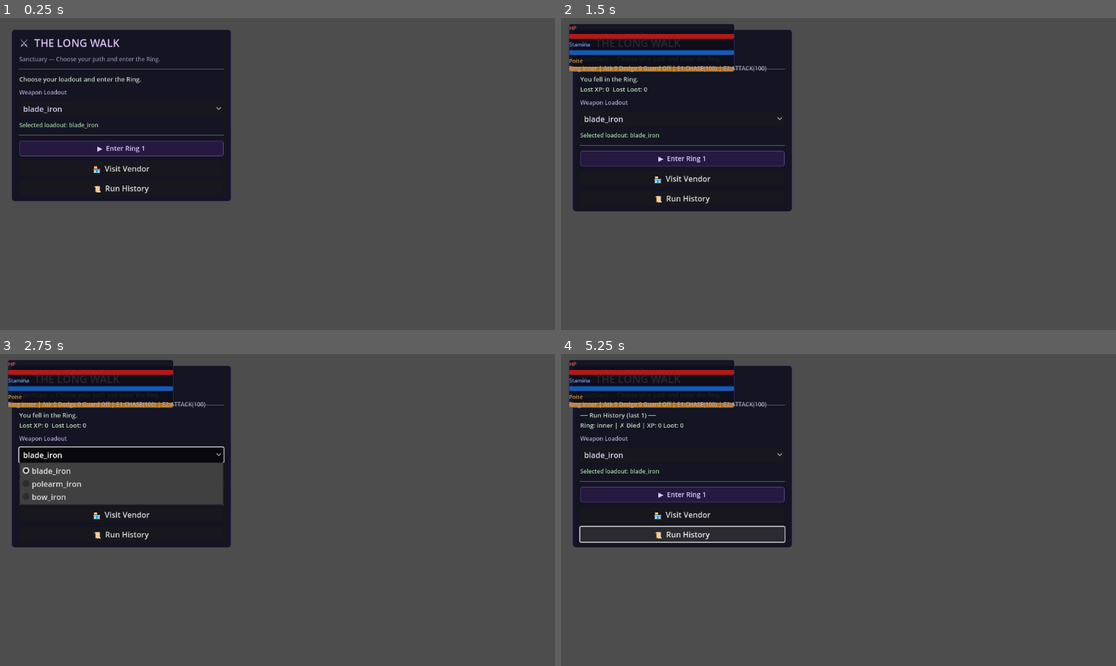
Above: before the commit, frames 1-4 (two rows, left to right).
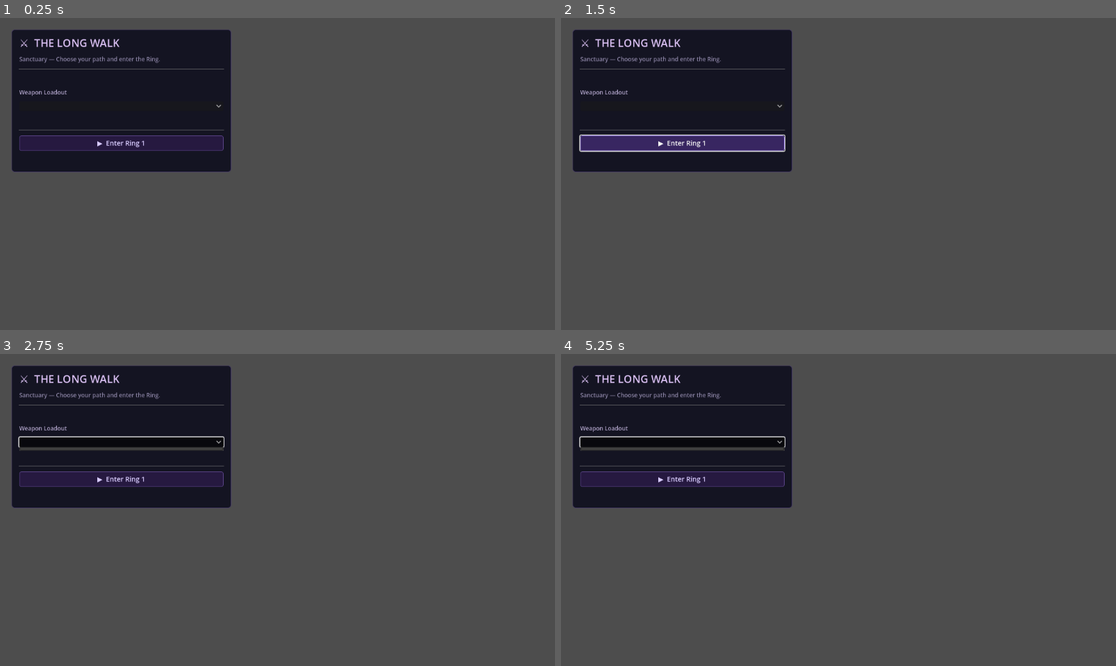
Above: after the commit, the same moments.

Repository: cbradshaw11/game-concept
Game: Godot game, scene res://scenes/main.tscn
The game is run twice, just before and just after one commit, with the same random seed, the same clock (stepped at 60 frames per second) and the same inputs.
Inputs (mouse positions are in pixels of both pictures, inside the frame that each line leads up to; where the layout moved, square brackets give the same spot in the first picture):
- Up to frame 1 (0.25 s): no input
- Up to frame 2 (1.5 s): click "▶ Enter Ring 1" at 0.5 s; click (683, 142) at 1.25 s, where only the run after the commit has a clickable "▶ Enter Ring 1"
- Up to frame 3 (2.75 s): click (122, 441) [122, 453] at 2 s
- Up to frame 4 (5.25 s): click (683, 513) at 2.75 s, where only the run before the commit has a clickable "🏪 Visit Vendor"; click (838, 460) at 3.5 s, where only the run before the commit has a clickable "← Back to Sanctuary"; click (683, 534) at 4.25 s, where only the run before the commit has a clickable "📜 Run History"; tap Enter (ui_accept) at 5 s; hold Right (ui_right) from 5.03 s (still down)

The runs differ from the first frame. In frame 1, 5.9% of the frame differs, in the area x 2-42%, y 18-59%; in frame 2, 12%; in frame 3, 14%, in the area x 1-42%, y 2-62%; in frame 4, 12%.
Error after the commit: Parse Error: Cannot infer the type of "cap_mod" variable because the value doesn't have a set type. (res://scripts/ui/flow_ui.gd:469)

Commit message:
feat: [M16-T3-T4-T8-T9-T10] weapon mechanics, modifier selection, victory/death screens
- game_state.gd: track run_encounters_cleared, run_total_xp, run_total_loot, run_active_modifiers, run_last_enemy_killer; add get_run_stats(), set_active_modifiers(), has_modifier(), set_killer_enemy()
- ring_director.gd: enforce MAX_SAME_ENEMY_TYPE=2 in both template and random encounter generation
- main.gd: wire modifier_selected signal; show modifier selection before run start; wire extracted/died signals to new victory/death screens
- flow_ui.gd: victory panel (ring, encounters, XP, loot, seed, modifiers, upgrades); death panel (flavor text by ring/enemy, 8-10 lines each); modifier selection panel (3 choices); show_modifier_selection() API
- combat_arena.gd: polearm sweep hits ALL enemies at 60% damage; bow heavy suppresses front enemy for 1 tick; execute_heavy_attack() dispatch; _enemy_suppress_ticks array

Diff:
--- a/game/autoload/game_state.gd
+++ b/game/autoload/game_state.gd
@@ -27,6 +27,13 @@
 var run_history: Array = []
 
 const MAX_HISTORY := 20
+
+# ── Per-run tracking (cleared on start_run) ───────────────────────────────────
+var run_encounters_cleared: int = 0
+var run_total_xp: int = 0
+var run_total_loot: int = 0
+var run_active_modifiers: Array = []
+var run_last_enemy_killer: String = ""
 
 func default_save_state() -> Dictionary:
 	return {
@@ -70,6 +77,10 @@
 	current_ring = ring_id
 	unbanked_xp = 0
 	unbanked_loot = 0
+	run_encounters_cleared = 0
+	run_total_xp = 0
+	run_total_loot = 0
+	run_last_enemy_killer = ""
 	telemetry.log_event("run_started", {
 		"seed": active_seed,
 		"ring": current_ring,
@@ -79,6 +90,9 @@
 func add_unbanked(xp_value: int, loot_value: int) -> void:
 	unbanked_xp += xp_value
 	unbanked_loot += loot_value
+	run_encounters_cleared += 1
+	run_total_xp += xp_value
+	run_total_loot += loot_value
 	telemetry.log_event("encounter_completed", {
 		"seed": active_seed,
 		"ring": current_ring,
@@ -170,6 +184,43 @@
 func set_telemetry_enabled(enabled: bool) -> void:
 	telemetry.enabled = enabled
 
+# ── Run Modifiers ─────────────────────────────────────────────────────────────
+
+func set_active_modifiers(modifier_list: Array) -> void:
+	run_active_modifiers = modifier_list.duplicate(true)
+
+func get_active_modifiers() -> Array:
+	return run_active_modifiers.duplicate(true)
+
+func has_modifier(modifier_id: String) -> bool:
+	for mod in run_active_modifiers:
+		if str(mod.get("id", "")) == modifier_id:
+			return true
+	return false
+
+# ── Victory / Death Stats ─────────────────────────────────────────────────────
+
+func get_run_stats() -> Dictionary:
+	return {
+		"ring": current_ring,
+		"seed": active_seed,
+		"encounters_cleared": run_encounters_cleared,
+		"total_xp": run_total_xp,
+		"total_loot": run_total_loot,
+		"active_modifiers": run_active_modifiers.duplicate(true),
+		"vendor_upgrades": _get_active_upgrade_names(),
+	}
+
+func _get_active_upgrade_names() -> Array:
+	var result: Array = []
+	for upg_id in vendor_upgrades:
+		if int(vendor_upgrades[upg_id]) > 0:
+			result.append(str(upg_id))
+	return result
+
+func set_killer_enemy(enemy_id: String) -> void:
+	run_last_enemy_killer = enemy_id
+
 # ── Run History ───────────────────────────────────────────────────────────────
 
 func _add_history_entry(ring_id: String, extracted_ok: bool) -> void:
--- a/game/scenes/combat/combat_arena.gd
+++ b/game/scenes/combat/combat_arena.gd
@@ -37,6 +37,10 @@
 
 # Hit flash timers per enemy
 var _hit_flash_timers: Array[float] = []
+
+# Bow heavy charge state
+# _bow_suppress_ticks[enemy_index] = remaining suppression ticks
+var _enemy_suppress_ticks: Array[int] = []
 
 const SPRITE_BASE := "res://assets/sprites/"
 const ENEMY_SPRITE_NAMES := {
@@ -102,6 +106,10 @@
 		var enemy := enemies[index]
 		if enemy.state == EnemyController.EnemyState.DEAD:
 			continue
+		# Suppressed enemies skip their action for this tick
+		if index < _enemy_suppress_ticks.size() and _enemy_suppress_ticks[index] > 0:
+			_enemy_suppress_ticks[index] -= 1
+			continue
 		var distance_to_player := absf(float(index - player_zone)) + 0.5
 		enemy.tick(distance_to_player, delta)
 	if _all_enemies_defeated():
@@ -113,11 +121,56 @@
 
 func _on_attack_triggered() -> void:
 	attack_count += 1
-	_apply_damage_to_front_enemy(40)
+	_execute_weapon_attack()
 	attack_hook_triggered.emit()
 	if AudioManager:
 		AudioManager.play_attack()
 	_update_hud()
+
+func _execute_weapon_attack() -> void:
+	# Get weapon data to determine attack mechanic
+	var weapon_id: String = ""
+	if "selected_weapon_id" in get_parent():
+		weapon_id = str(get_parent().get("selected_weapon_id"))
+	var weapon_data := DataStore.get_weapon(weapon_id) if weapon_id != "" else {}
+	var mechanic := str(weapon_data.get("light_mechanic", "single_target"))
+
+	match mechanic:
+		"sweep_all":
+			# Polearm: hits ALL enemies at 60% damage
+			var sweep_ratio := float(weapon_data.get("light_sweep_ratio", 0.6))
+			var base_dmg := int(weapon_data.get("light_damage", 12))
+			var sweep_dmg := int(round(float(base_dmg) * sweep_ratio))
+			_apply_damage_to_all_enemies(sweep_dmg)
+		"ranged_single":
+			# Bow light: single target, same as default
+			_apply_damage_to_front_enemy(40)
+		_:
+			# Default single target
+			_apply_damage_to_front_enemy(40)
+
+func execute_heavy_attack() -> void:
+	# Get weapon data to determine heavy mechanic
+	var weapon_id: String = ""
+	if "selected_weapon_id" in get_parent():
+		weapon_id = str(get_parent().get("selected_weapon_id"))
+	var weapon_data := DataStore.get_weapon(weapon_id) if weapon_id != "" else {}
+	var mechanic := str(weapon_data.get("heavy_mechanic", "single_target"))
+
+	match mechanic:
+		"lunge_poise":
+			# Polearm heavy: single target, bonus poise damage
+			var base_dmg := int(weapon_data.get("heavy_damage", 28))
+			_apply_damage_to_front_enemy(base_dmg, true)
+		"charged_suppress":
+			# Bow heavy: suppress front enemy action for N ticks during wind-up
+			var suppress_ticks := int(weapon_data.get("heavy_suppress_ticks", 1))
+			_suppress_front_enemy(suppress_ticks)
+			var base_dmg := int(weapon_data.get("heavy_damage", 32))
+			_apply_damage_to_front_enemy(base_dmg)
+		_:
+			var base_dmg := int(weapon_data.get("heavy_damage", 24))
+			_apply_damage_to_front_enemy(base_dmg)
 
 func _on_dodge_triggered() -> void:
 	dodge_count += 1
@@ -156,6 +209,7 @@
 func _spawn_enemies(count: int) -> void:
 	enemies.clear()
 	_hit_flash_timers.clear()
+	_enemy_suppress_ticks.clear()
 
 	for node in enemy_nodes:
 		if is_instance_valid(node):
@@ -170,6 +224,7 @@
 	for i in count:
 		enemies.append(EnemyController.new(100, 3.5, 1.2))
 		_hit_flash_timers.append(0.0)
+		_enemy_suppress_ticks.append(0)
 
 		var archetype := "grunt"
 		if count == 1 and ring_id == "outer":
@@ -203,12 +258,12 @@
 	return clampi(zone, 0, max(0, enemies.size() - 1))
 
 
-func _apply_damage_to_front_enemy(damage: int) -> void:
+func _apply_damage_to_front_enemy(damage: int, force_poise_break: bool = false) -> void:
 	for i in enemies.size():
 		var enemy := enemies[i]
 		if enemy.state != EnemyController.EnemyState.DEAD:
 			var prev_state := enemy.state
-			enemy.apply_damage(damage, true)
+			enemy.apply_damage(damage, force_poise_break or true)
 
 			# Hit flash
 			if i < _hit_flash_timers.size():
@@ -228,6 +283,42 @@
 			return
 
 
+func _apply_damage_to_all_enemies(damage: int) -> void:
+	# Polearm sweep: hits all non-dead enemies
+	var hit_any := false
+	for i in enemies.size():
+		var enemy := enemies[i]
+		if enemy.state == EnemyController.EnemyState.DEAD:
+			continue
+		var prev_state := enemy.state
+		enemy.apply_damage(damage, false)
+		hit_any = true
+
+		if i < _hit_flash_timers.size():
+			_hit_flash_timers[i] = 0.1
+
+		if enemy.state == EnemyController.EnemyState.DEAD and prev_state != EnemyController.EnemyState.DEAD:
+			_start_death_dissolve(i)
+			if AudioManager:
+				AudioManager.play_death()
+		else:
+			if AudioManager:
+				AudioManager.play_hit()
+
+	if hit_any:
+		trigger_screen_shake(3.0, 0.18)
+
+
+func _suppress_front_enemy(ticks: int) -> void:
+	# Bow heavy: suppress the first living enemy for N ticks
+	for i in enemies.size():
+		var enemy := enemies[i]
+		if enemy.state != EnemyController.EnemyState.DEAD:
+			if i < _enemy_suppress_ticks.size():
+				_enemy_suppress_ticks[i] = ticks
+			return
+
+
 func _all_enemies_defeated() -> bool:
 	for enemy in enemies:
 		if enemy.state != EnemyController.EnemyState.DEAD:
--- a/game/scripts/main.gd
+++ b/game/scripts/main.gd
@@ -17,6 +17,8 @@
 var selected_weapon_id: String = "blade_iron"
 var combat_arena: CombatArena = null
 var current_run_ring: String = "inner"
+var pending_run_ring: String = ""
+var pending_run_seed: int = 0
 
 func _ready() -> void:
 	print("The Long Walk MVP Slice 1 booted")
@@ -33,20 +35,31 @@
 	flow_ui.die_pressed.connect(_on_die_pressed)
 	flow_ui.loadout_selected.connect(_on_loadout_selected)
 	flow_ui.vendor_purchase_pressed.connect(_on_vendor_purchase_pressed)
+	flow_ui.modifier_selected.connect(_on_modifier_selected)
 
 func _connect_state() -> void:
 	GameState.run_started.connect(flow_ui.on_run_started)
 	GameState.encounter_completed.connect(flow_ui.on_encounter_resolved)
-	GameState.extracted.connect(flow_ui.on_extracted)
+	GameState.extracted.connect(_on_extracted_signal)
 	GameState.player_died.connect(_on_player_died)
 
 func _on_start_run_pressed(ring_id: String) -> void:
 	# Check if ring is unlocked
 	if not GameState.is_ring_unlocked(ring_id, DataStore.rings):
 		return
+	# Store pending run info and show modifier selection first
+	pending_run_ring = ring_id
+	pending_run_seed = int(Time.get_unix_time_from_system())
+	flow_ui.show_modifier_selection(pending_run_seed)
+
+func _on_modifier_selected(_modifier_id: String) -> void:
+	# Modifier already applied to GameState by flow_ui
+	# Now actually start the run
+	_begin_run(pending_run_ring, pending_run_seed)
+
+func _begin_run(ring_id: String, seed: int) -> void:
 	current_run_ring = ring_id
-	var seed := Time.get_unix_time_from_system()
-	GameState.start_run(int(seed), ring_id)
+	GameState.start_run(seed, ring_id)
 	# Get contract target from ring data
 	var ring_data := DataStore.get_ring(ring_id)
 	var contract_target := int(ring_data.get("contract_target", 3))
@@ -54,13 +67,13 @@
 	var contract := contract_system.start_contract(contract_id, ring_id, contract_target)
 	flow_ui.on_objective_started(contract)
 	active_encounter = ring_director.generate_encounter(
-		int(seed),
+		seed,
 		ring_id,
 		DataStore.enemies,
 		DataStore.encounter_templates
 	)
 	_ensure_combat_arena()
-	combat_arena.set_context(ring_id, int(seed), int(active_encounter.get("enemy_count", 1)))
+	combat_arena.set_context(ring_id, seed, int(active_encounter.get("enemy_count", 1)))
 	combat_arena.set_arena_active(true)
 	flow_ui.set_current_loadout(selected_weapon_id)
 
@@ -102,10 +115,16 @@
 	flow_ui.on_objective_failed(contract_system.get_contract())
 	_save_state()
 
+func _on_extracted_signal(total_xp: int, total_loot: int) -> void:
+	flow_ui.on_extracted(total_xp, total_loot)
+	if combat_arena != null:
+		combat_arena.set_arena_active(false)
+
 func _on_player_died() -> void:
 	if combat_arena != null:
 		combat_arena.set_arena_active(false)
 	flow_ui.on_died(GameState.unbanked_xp, GameState.unbanked_loot)
+	_save_state()
 
 func _on_vendor_purchase_pressed(upgrade_id: String) -> void:
 	var purchased := vendor_system.purchase(upgrade_id)
--- a/game/scripts/systems/ring_director.gd
+++ b/game/scripts/systems/ring_director.gd
@@ -1,5 +1,7 @@
 extends RefCounted
 class_name RingDirector
+
+const MAX_SAME_ENEMY_TYPE := 2
 
 # Deterministic ring encounter selection based on seed and ring index.
 func generate_encounter(
@@ -23,13 +25,22 @@
 	rng.seed = _combine_seed(seed, ring_id)
 	var count := clampi(rng.randi_range(1, 3), 1, candidates.size())
 	var selected: Array = []
-	for i in range(count):
-		selected.append(candidates[rng.randi_range(0, candidates.size() - 1)])
+	var type_counts: Dictionary = {}
+
+	var attempts := 0
+	while selected.size() < count and attempts < 100:
+		attempts += 1
+		var candidate: Dictionary = candidates[rng.randi_range(0, candidates.size() - 1)]
+		var cid := str(candidate.get("id", ""))
+		var current_count := int(type_counts.get(cid, 0))
+		if current_count < MAX_SAME_ENEMY_TYPE:
+			selected.append(candidate)
+			type_counts[cid] = current_count + 1
 
 	return {
 		"ring": ring_id,
 		"seed": seed,
-		"enemy_count": count,
+		"enemy_count": selected.size(),
 		"enemies": selected,
 	}
 
@@ -61,11 +72,16 @@
 	rng.seed = _combine_seed(seed, ring_id)
 	var template: Dictionary = ring_templates[rng.randi_range(0, ring_templates.size() - 1)]
 
+	# Enforce max 2 of same type when building from template
+	var type_counts: Dictionary = {}
 	var selected: Array = []
 	for enemy_id in template.get("enemy_ids", []):
 		var key := str(enemy_id)
 		if by_id.has(key):
-			selected.append(by_id[key])
+			var current_count := int(type_counts.get(key, 0))
+			if current_count < MAX_SAME_ENEMY_TYPE:
+				selected.append(by_id[key])
+				type_counts[key] = current_count + 1
 
 	if selected.is_empty():
 		return {}
--- a/game/scripts/ui/flow_ui.gd
+++ b/game/scripts/ui/flow_ui.gd
@@ -7,6 +7,7 @@
 signal die_pressed
 signal loadout_selected(weapon_id: String)
 signal vendor_purchase_pressed(upgrade_id: String)
+signal modifier_selected(modifier_id: String)
 
 @onready var prep_screen: PanelContainer = $PrepScreen
 @onready var run_screen: PanelContainer = $RunScreen
@@ -21,13 +22,71 @@
 var vendor_loot_label: Label = null
 var vendor_upgrade_buttons: Dictionary = {}  # upgrade_id -> Button
 
+# Victory / Death / Modifier panels (created dynamically)
+var victory_panel: PanelContainer = null
+var death_panel: PanelContainer = null
+var modifier_panel: PanelContainer = null
+
 var run_base_status: String = ""
 var objective_status: String = ""
+
+# Death flavor lines keyed by ring id and/or enemy type
+const DEATH_FLAVOR: Dictionary = {
+	"inner": [
+		"The outer walls didn't kill you. The inner ring did.",
+		"You walked in with hope. You left in pieces.",
+		"Even the weakest scavengers found your weakness.",
+		"The ring claimed another body for the ash.",
+		"They said Ring 1 was easy. They lied.",
+		"Your equipment survived. You didn't.",
+		"A grunt dealt the killing blow. Let that sink in.",
+		"The Long Walk ends here, apparently.",
+		"Death doesn't discriminate by ring number.",
+		"Tomorrow you'll do better. Today you're dead.",
+	],
+	"mid": [
+		"The Mid Reaches are called that for a reason.",
+		"Flanked, outpaced, overwhelmed. Classic mid.",
+		"You had the skills. The flankers had the numbers.",
+		"Another soul left in the ash dunes.",
+		"The berserkers barely noticed you.",
+		"Mid ring sends its regards.",
+		"You got farther than most. Not far enough.",
+		"The Long Walk claimed you at the midpoint.",
+		"Poise broken, guard shattered, hope extinguished.",
+		"You'll come back stronger. Or you won't.",
+	],
+	"outer": [
+		"The Outer Ring was always going to kill you.",
+		"Elite threats require elite preparation. Next time.",
+		"The Warden's approach path is littered with the fallen.",
+		"You saw the outer ring. That's more than most.",
+		"The rift casters had your number from the start.",
+		"Outer ring death is an achievement in itself.",
+		"The warden hunter was named for a reason.",
+		"Far from home. Far from safety. Far from alive.",
+		"Your loot stays here. Your lessons go with you.",
+		"The Long Walk ends at the outer gate.",
+	],
+	"berserker": [
+		"Hit first, hit hard — the berserker's creed.",
+		"Staggered once, finished twice. That's berserker math.",
+		"Fast, fragile, and faster than you.",
+	],
+	"shield_wall": [
+		"You forgot: break poise before dealing damage.",
+		"The Shield Wall absorbed everything. Literally everything.",
+		"Attrition wins when you can't break guard.",
+	],
+}
 
 func _ready() -> void:
 	_setup_ring2_button()
 	_setup_vendor_panel()
 	_setup_history_button()
+	_setup_victory_panel()
+	_setup_death_panel()
+	_setup_modifier_panel()
 	_show_prep()
 
 func _on_start_run_button_pressed() -> void:
@@ -69,6 +128,12 @@
 	run_screen.visible = false
 	if vendor_panel:
 		vendor_panel.visible = false
+	if victory_panel:
+		victory_panel.visible = false
+	if death_panel:
+		death_panel.visible = false
+	if modifier_panel:
+		modifier_panel.visible = false
 	if AudioManager:
 		AudioManager.play_sanctuary_music()
 
@@ -77,6 +142,12 @@
 	run_screen.visible = true
 	if vendor_panel:
 		vendor_panel.visible = false
+	if victory_panel:
+		victory_panel.visible = false
+	if death_panel:
+		death_panel.visible = false
+	if modifier_panel:
+		modifier_panel.visible = false
 
 func _show_vendor() -> void:
 	prep_screen.visible = false
@@ -84,6 +155,51 @@
 	if vendor_panel:
 		vendor_panel.visible = true
 		_refresh_vendor_ui()
+	if victory_panel:
+		victory_panel.visible = false
+	if death_panel:
+		death_panel.visible = false
+	if modifier_panel:
+		modifier_panel.visible = false
+
+func _show_victory(stats: Dictionary) -> void:
+	prep_screen.visible = false
+	run_screen.visible = false
+	if vendor_panel:
+		vendor_panel.visible = false
+	if death_panel:
+		death_panel.visible = false
+	if modifier_panel:
+		modifier_panel.visible = false
+	if victory_panel:
+		_populate_victory_panel(stats)
+		victory_panel.visible = true
+
+func _show_death(ring_id: String, killer_enemy_id: String) -> void:
+	prep_screen.visible = false
+	run_screen.visible = false
+	if vendor_panel:
+		vendor_panel.visible = false
+	if victory_panel:
+		victory_panel.visible = false
+	if modifier_panel:
+		modifier_panel.visible = false
+	if death_panel:
+		_populate_death_panel(ring_id, killer_enemy_id)
+		death_panel.visible = true
+
+func _show_modifier_selection(choices: Array) -> void:
+	prep_screen.visible = false
+	run_screen.visible = false
+	if vendor_panel:
+		vendor_panel.visible = false
+	if victory_panel:
+		victory_panel.visible = false
+	if death_panel:
+		death_panel.visible = false
+	if modifier_panel:
+		_populate_modifier_panel(choices)
+		modifier_panel.visible = true
 
 # ── Public API called from main.gd ───────────────────────────────────────────
 
@@ -111,13 +227,15 @@
 	_refresh_run_status()
 
 func on_extracted(total_xp: int, total_loot: int) -> void:
-	_show_prep()
-	prep_status.text = "Extracted successfully. Banked XP: %d  Loot: %d" % [total_xp, total_loot]
+	var stats := GameState.get_run_stats()
+	_show_victory(stats)
 	_refresh_ring_buttons()
 
 func on_died(unbanked_xp: int, unbanked_loot: int) -> void:
-	_show_prep()
-	prep_status.text = "You fell in the Ring.\nLost XP: %d  Lost Loot: %d" % [unbanked_xp, unbanked_loot]
+	var ring_id := GameState.current_ring
+	if ring_id == "sanctuary":
+		ring_id = str(GameState.run_history[-1].get("ring", "inner")) if not GameState.run_history.is_empty() else "inner"
+	_show_death(ring_id, GameState.run_last_enemy_killer)
 	_refresh_ring_buttons()
 
 func on_idle_ready() -> void:
@@ -152,6 +270,11 @@
 	objective_status = "%s  failed" % contract_id
 	_refresh_run_status()
 
+func show_modifier_selection(seed: int) -> void:
+	var count := DataStore.get_modifier_choices_per_run()
+	var choices := DataStore.get_random_modifiers(count, seed)
+	_show_modifier_selection(choices)
+
 func refresh_vendor() -> void:
 	_refresh_vendor_ui()
 
@@ -172,6 +295,185 @@
 		var unlocked := GameState.has_extracted_from("inner")
 		ring2_btn.visible = unlocked
 		ring2_btn.disabled = not unlocked
+
+# ── Victory Panel ─────────────────────────────────────────────────────────────
+
+func _setup_victory_panel() -> void:
+	victory_panel = PanelContainer.new()
+	victory_panel.name = "VictoryPanel"
+	victory_panel.visible = false
+	victory_panel.set_anchors_preset(Control.PRESET_FULL_RECT)
+	add_child(victory_panel)
+
+	var vbox := VBoxContainer.new()
+	victory_panel.add_child(vbox)
+
+	var title := Label.new()
+	title.name = "VictoryTitle"
+	title.text = "✦  EXTRACTION SUCCESSFUL  ✦"
+	vbox.add_child(title)
+
+	var sep := HSeparator.new()
+	vbox.add_child(sep)
+
+	var stats_label := Label.new()
+	stats_label.name = "VictoryStats"
+	stats_label.text = ""
+	vbox.add_child(stats_label)
+
+	var continue_btn := Button.new()
+	continue_btn.text = "← Return to Sanctuary"
+	continue_btn.pressed.connect(func():
+		_play_click()
+		_show_prep()
+	)
+	vbox.add_child(continue_btn)
+
+func _populate_victory_panel(stats: Dictionary) -> void:
+	if victory_panel == null:
+		return
+	var stats_label := victory_panel.find_child("VictoryStats", true, false) as Label
+	if stats_label == null:
+		return
+
+	var ring := str(stats.get("ring", "?"))
+	var seed_val := int(stats.get("seed", 0))
+	var encounters := int(stats.get("encounters_cleared", 0))
+	var total_xp := int(stats.get("total_xp", 0))
+	var total_loot := int(stats.get("total_loot", 0))
+	var active_mods: Array = stats.get("active_modifiers", [])
+	var active_upgrades: Array = stats.get("vendor_upgrades", [])
+
+	var lines: PackedStringArray = []
+	lines.append("Ring reached:        %s" % ring.to_upper())
+	lines.append("Encounters cleared:  %d" % encounters)
+	lines.append("Total XP earned:     %d" % total_xp)
+	lines.append("Total loot earned:   %d" % total_loot)
+	lines.append("Run seed:            %d" % seed_val)
+
+	if active_mods.is_empty():
+		lines.append("Modifiers:           (none)")
+	else:
+		var mod_names: PackedStringArray = []
+		for mod in active_mods:
+			mod_names.append(str(mod.get("name", mod.get("id", "?"))))
+		lines.append("Modifiers:           %s" % ", ".join(mod_names))
+
+	if active_upgrades.is_empty():
+		lines.append("Upgrades active:     (none)")
+	else:
+		lines.append("Upgrades active:     %s" % ", ".join(PackedStringArray(active_upgrades)))
+
+	stats_label.text = "\n".join(lines)
+
+# ── Death Panel ───────────────────────────────────────────────────────────────
+
+func _setup_death_panel() -> void:
+	death_panel = PanelContainer.new()
+	death_panel.name = "DeathPanel"
+	death_panel.visible = false
+	death_panel.set_anchors_preset(Control.PRESET_FULL_RECT)
+	add_child(death_panel)
+
+	var vbox := VBoxContainer.new()
+	death_panel.add_child(vbox)
+
+	var title := Label.new()
+	title.name = "DeathTitle"
+	title.text = "✦  YOU HAVE FALLEN  ✦"
+	vbox.add_child(title)
+
+	var sep := HSeparator.new()
+	vbox.add_child(sep)
+
+	var flavor_label := Label.new()
+	flavor_label.name = "DeathFlavor"
+	flavor_label.text = ""
+	vbox.add_child(flavor_label)
+
+	var continue_btn := Button.new()
+	continue_btn.text = "← Try Again"
+	continue_btn.pressed.connect(func():
+		_play_click()
+		_show_prep()
+	)
+	vbox.add_child(continue_btn)
+
+func _populate_death_panel(ring_id: String, killer_enemy_id: String) -> void:
+	if death_panel == null:
+		return
+	var flavor_label := death_panel.find_child("DeathFlavor", true, false) as Label
+	if flavor_label == null:
+		return
+
+	# Pick flavor text — prefer enemy-specific, fall back to ring
+	var lines: Array = []
+	if killer_enemy_id != "" and DEATH_FLAVOR.has(killer_enemy_id):
+		lines = DEATH_FLAVOR[killer_enemy_id].duplicate()
+	elif DEATH_FLAVOR.has(ring_id):
+		lines = DEATH_FLAVOR[ring_id].duplicate()
+	else:
+		lines = DEATH_FLAVOR["inner"].duplicate()
+
+	# Use seed-based determinism for flavor line selection
+	var rng := RandomNumberGenerator.new()
+	rng.seed = abs(GameState.active_seed + ring_id.hash())
+	rng.randomize()
+	var idx := rng.randi_range(0, lines.size() - 1)
+	flavor_label.text = str(lines[idx])
+
+# ── Modifier Selection Panel ──────────────────────────────────────────────────
+
+func _setup_modifier_panel() -> void:
+	modifier_panel = PanelContainer.new()
+	modifier_panel.name = "ModifierPanel"
+	modifier_panel.visible = false
+	modifier_panel.set_anchors_preset(Control.PRESET_FULL_RECT)
+	add_child(modifier_panel)
+
+	var vbox := VBoxContainer.new()
+	vbox.name = "ModifierVBox"
+	modifier_panel.add_child(vbox)
+
+	var title := Label.new()
+	title.text = "✦  CHOOSE YOUR RUN MODIFIER  ✦"
+	vbox.add_child(title)
+
+	var sep := HSeparator.new()
+	vbox.add_child(sep)
+
+	# Choice buttons added dynamically in _populate_modifier_panel
+	var choices_container := VBoxContainer.new()
+	choices_container.name = "ModifierChoices"
+	vbox.add_child(choices_container)
+
+func _populate_modifier_panel(choices: Array) -> void:
+	if modifier_panel == null:
+		return
+	var choices_container := modifier_panel.find_child("ModifierChoices", true, false) as VBoxContainer
+	if choices_container == null:
+		return
+
+	# Clear old buttons
+	for child in choices_container.get_children():
+		child.queue_free()
+
+	for mod in choices:
+		var mod_id := str(mod.get("id", ""))
+		var mod_name := str(mod.get("name", mod_id))
+		var mod_desc := str(mod.get("description", ""))
+
+		var btn := Button.new()
+		btn.text = "%s — %s" % [mod_name, mod_desc]
+		var cap_id := mod_id
+		var cap_mod := mod
+		btn.pressed.connect(func():
+			_play_click()
+			GameState.set_active_modifiers([cap_mod])
+			modifier_selected.emit(cap_id)
+			_show_run()
+		)
+		choices_container.add_child(btn)
 
 # ── Dynamic UI construction ───────────────────────────────────────────────────
 
